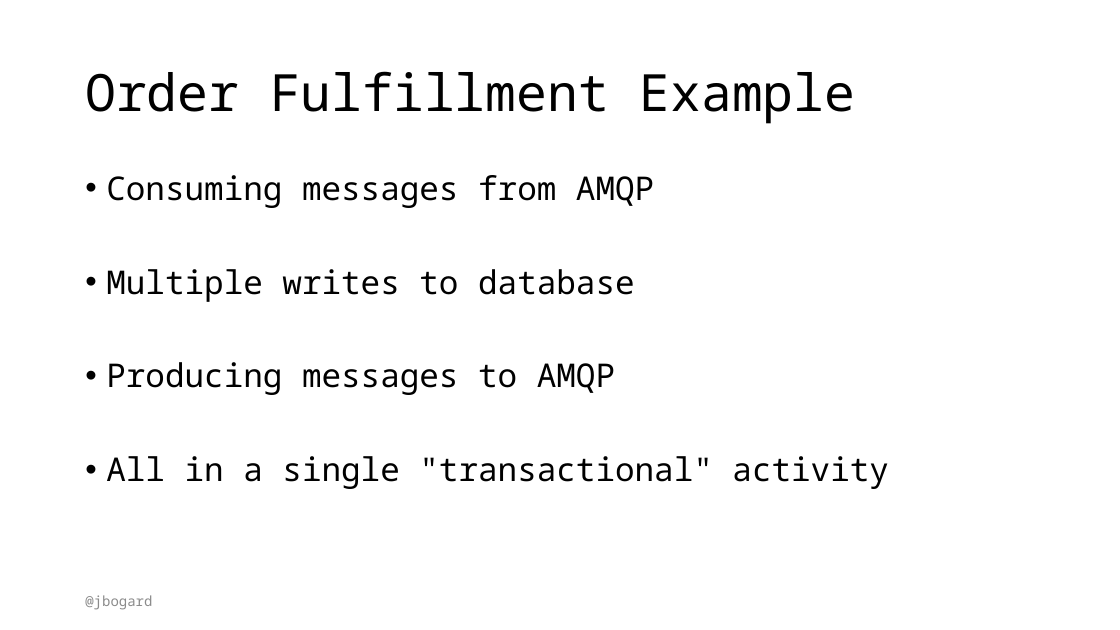
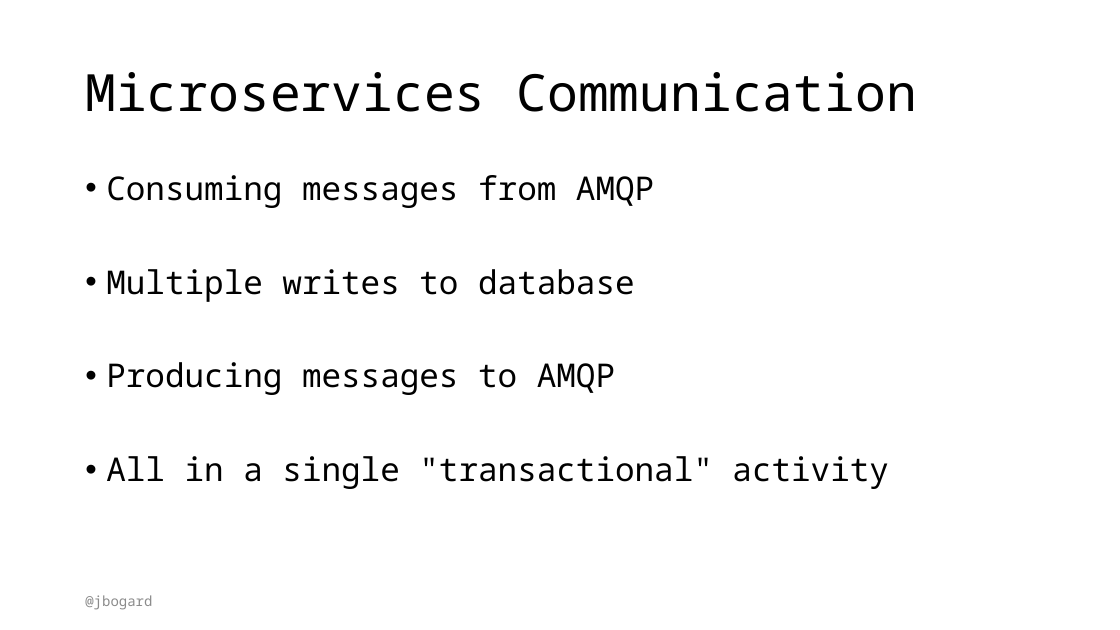
Before and after one commit to jbogard/presentations, a slide deck: slide 40 of ConsistencyAndAgreementInMicroservices/ConsistencyAndAgreementInMicroservices.pptx. Drawn at 1120x630 pixels with LibreOffice and Linux fonts; fonts in the diff are those of the drawing. Boxes give left, top, right and bottom in pixels: in the first picture for what was removed or moved away, otherwise in the second. Text is boxed around its words. In the diff, an @@ line names an element or a change of style, - is before the commit and + after.

```diff
--- a/ConsistencyAndAgreementInMicroservices/ConsistencyAndAgreementInMicroservices.pptx
+++ b/ConsistencyAndAgreementInMicroservices/ConsistencyAndAgreementInMicroservices.pptx
@@ title at (85,72,917,112): text changed @@
-Order Fulfillment Example
+Microservices Communication
```
Also in this commit, not shown: 3 other slides changed, 2 slides removed.
